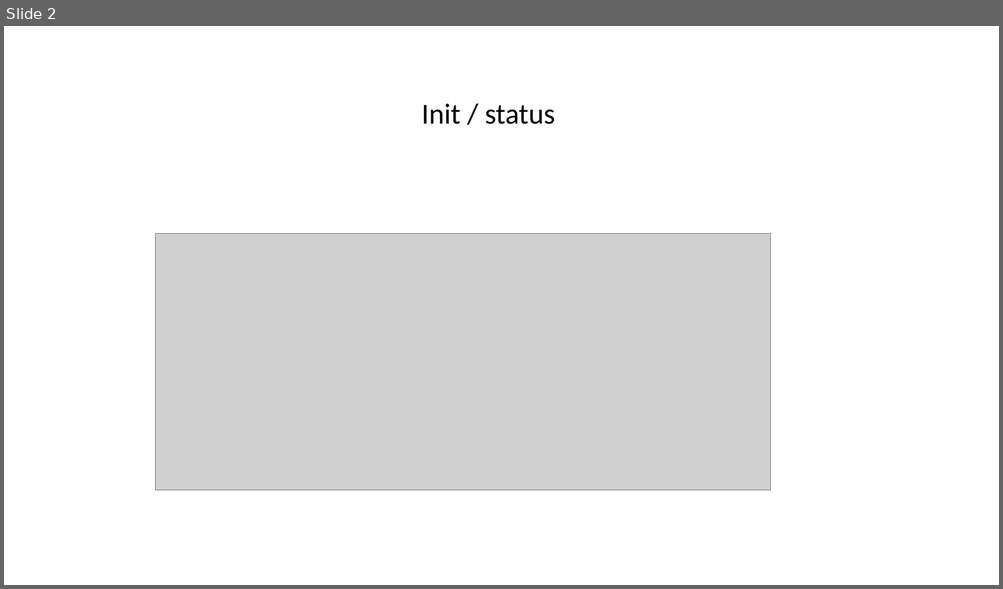
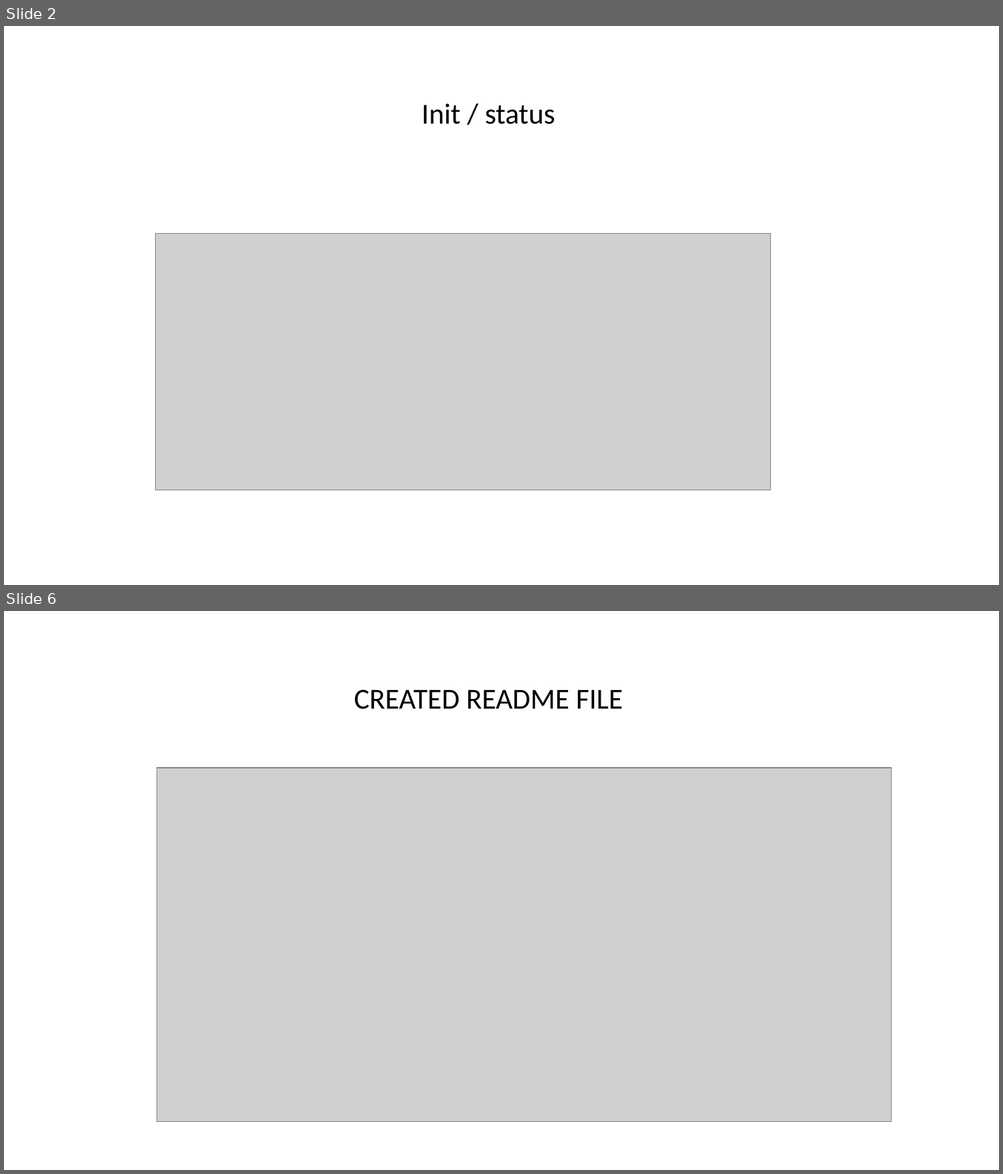
Before and after one commit to VISHALKRISHH/TO-DO-LIST, a slide deck: TASK.pptx. Shown one above the other, each under a label of ours: slide 2 before the commit, slides 2 and 6 after it; the slides between them are not shown. The pictures are 1003x589 and 1003x1174 pixels, drawn with LibreOffice and Linux fonts; fonts in the diff are those of the drawing; grey boxes stand for pictures. Boxes give left, top, right and bottom in pixels: in the first picture for what was removed or moved away, otherwise in the second. Text is boxed around its words. In the diff, an @@ line names an element or a change of style, - is before the commit and + after.

```diff
--- a/TASK.pptx
+++ b/TASK.pptx
@@ slide 6 added at (x1=4, y1=611, x2=999, y2=1170), background #FFFFFF @@
@@ title added at (x1=354, y1=689, x2=623, y2=709), 28 pt, text #000000 @@
+CREATED README FILE
@@ picture added at (x1=157, y1=768, x2=891, y2=1122) @@
```
Also in this commit, not shown: 1 slide changed, 9 other slides added, 2 slides removed, 1 other file.
